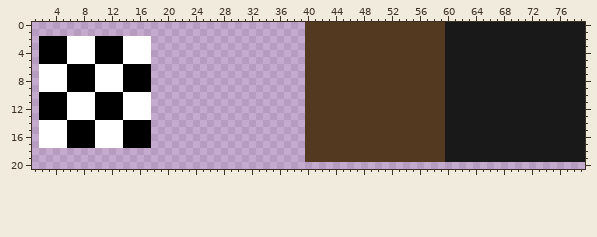
A sprite sheet gets an edit: tilesets/tsBuildings/output_tileset.png. The picture above was drawn from the file before the commit.
The file is 80x80 pixels. Shown: x 1..79, y 0..20.
The result:
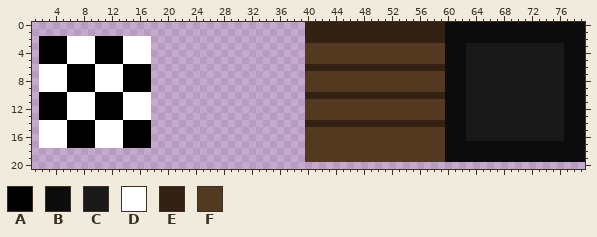
Palette (. is transparent): A #000000  B #0c0c0c  C #191919  D #ffffff  E #332214  F #543921
Change:
Colour B replaces colour C in rows 0 to 2 at x 60 to 79; in rows 3 to 16 at x 60 to 62 and 77 to 79; in rows 17 to 19 at x 60 to 79.
Colour E replaces colour F in rows 0 to 2 at x 40 to 59; in row 6 at x 40 to 59; in row 10 at x 40 to 59; in row 14 at x 40 to 59.
Pixel boxes of the changes (left, top, right, bottom) in both pictures:
changed: (305, 22, 585, 162)
